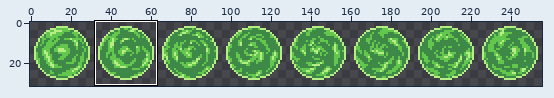
Sprite sheet -- entities/orb/orb.png. Above, an overview of the earlier version with the close-up marked.
Close-up. Before:
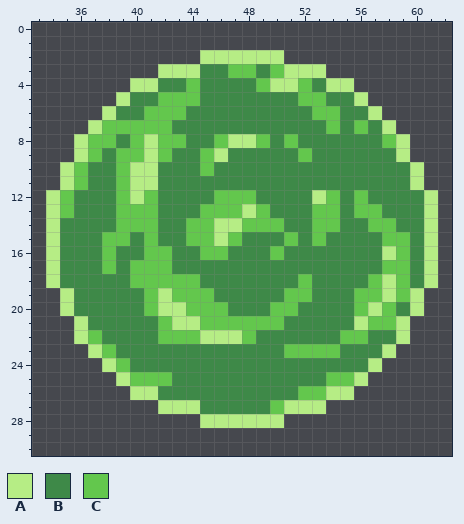
The file is 256x32 pixels. Colours within 5 levels of each other are drawn and written as one. Shown: x 33..62, y 0..30. The commit also changed other parts of the picture, which this record leaves out.
Palette (. is transparent): A #b6ed85  B #3e8948  C #63c74d
Pixels before, first column x 34:
 2 ...........AAAAAA...........
 3 ........AAABBCCBCAAA........
 4 ......AABBCBBBBCAACBAA......
 5 .....ABBCCCBBBBBBBCCBBA.....
 6 ....ABBCCCBBBBBBBBBCCBBA....
 7 ...ACCCCCBBBBBBBBBBBCBCBA...
 8 ..ACCBCACCBBCAACBCBBBBBBCA..
 9 ..ACBCCACBBCABBBBBCBBBBBBA..
10 .ACBBCAABBBCBBBBBBBBBBBBBBA.
11 .ACBBCAABBBBBBBBBBBBBBBBBBA.
12 ACBBBCACBBBBCCCBBBBACBCBBBBA
13 ACBBBCCCBBBCCCACBBBCCBCCBBBA
14 ABBBBCCCBBCCAACCCBBCCBBCCBBA
15 ABBBCCBCBBCCACBBBCBCBBBBCCBA
16 ABBBCBBCCBBCCBBBCBBBBBBBACBA
17 ABBBCBCCCBBBBBBBBBBBBBBBCCBA
18 ABBBBBCCCCCBBBBBBBCBBBBCACBA
19 .ABBBBBCACCCBBBBBCCBBBCCACA.
20 .ABBBBBCAACCCBBBCCBBBBCACBA.
21 ..ABBBBBCAACCCCCCBBBBBACCA..
22 ..ACBBBBCCCAAACBBBBBBCCBBA..
23 ...ACBBBBBBBBBBBBCCCCBBBA...
24 ....ACBBBBBBBBBBBBBBBBBA....
25 .....ACCCBBBBBBBBBBBCCA.....
26 ......AABBBBBBBBBBCCAA......
27 ........AAABBBBBCAAA........
28 ...........AAAAAA...........
After:
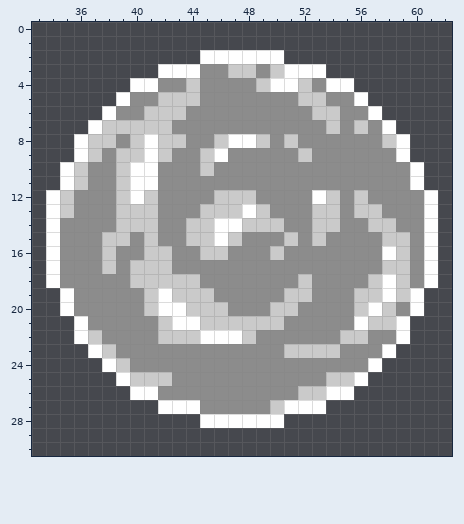
The exact change:
{"colour":"A","old":"#b6ed85","new":"#ffffff"}
{"colour":"B","old":"#3e8948","new":"#8c8c8c"}
{"colour":"C","old":"#63c74d","new":"#cacaca"}
{"label":"changed","picture_box":[46,50,438,428]}
